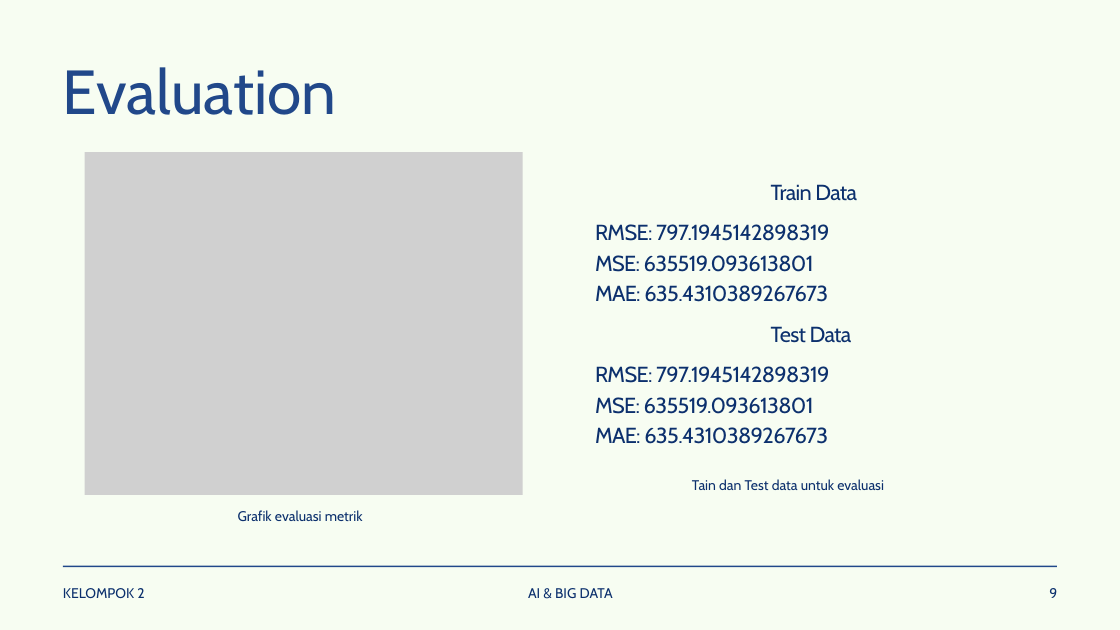
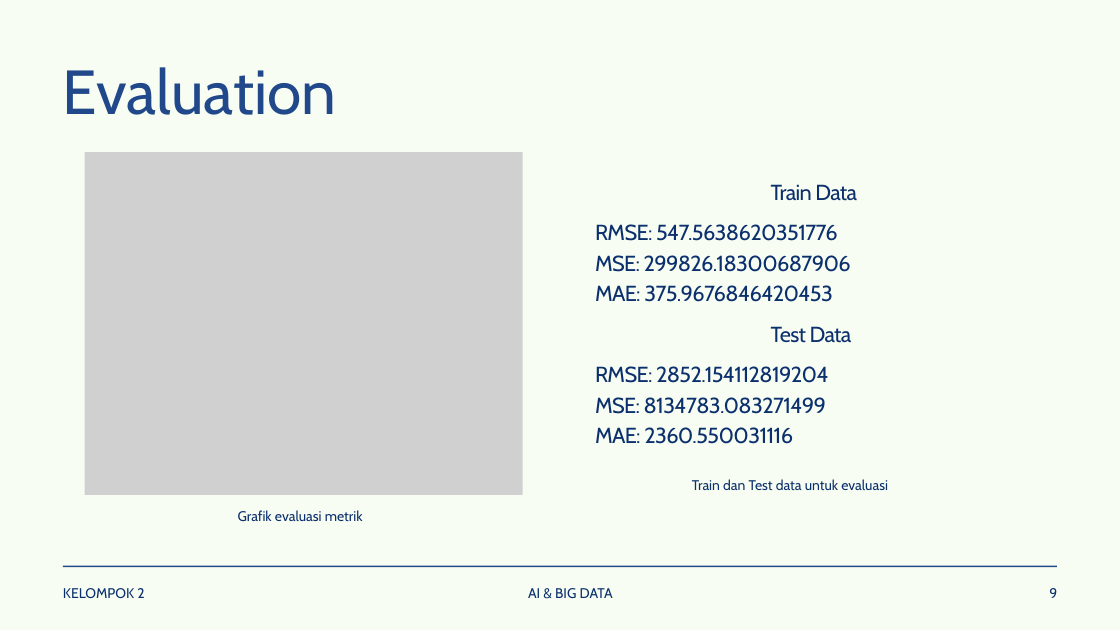
Before and after one commit to marshaniswah/TubesAI_Klmpk2, a slide deck: slide 10 of material/PPT Tubes AI & Big Data_Kelompok 2.pptx. Drawn at 1120x630 pixels with LibreOffice and Linux fonts; fonts in the diff are those of the drawing; grey boxes stand for pictures. Boxes give left, top, right and bottom in pixels: in the first picture for what was removed or moved away, otherwise in the second. Text is boxed around its words. In the diff, an @@ line names an element or a change of style, - is before the commit and + after.

```diff
--- a/material/PPT Tubes AI & Big Data_Kelompok 2.pptx
+++ b/material/PPT Tubes AI & Big Data_Kelompok 2.pptx
@@ text at [595,224,851,302]: text changed @@
-RMSE: 797.1945142898319
-MSE: 635519.093613801
-MAE: 635.4310389267673
+RMSE: 547.5638620351776
+MSE: 299826.18300687906
+MAE: 375.9676846420453
@@ text at [595,366,829,444]: text changed @@
-RMSE: 797.1945142898319
-MSE: 635519.093613801
-MAE: 635.4310389267673
+RMSE: 2852.154112819204
+MSE: 8134783.083271499
+MAE: 2360.550031116
@@ text at [692,479,888,490]: text changed @@
-Tain dan Test data untuk evaluasi
+Train dan Test data untuk evaluasi
```
Also in this commit, not shown: 2 other slides changed.
